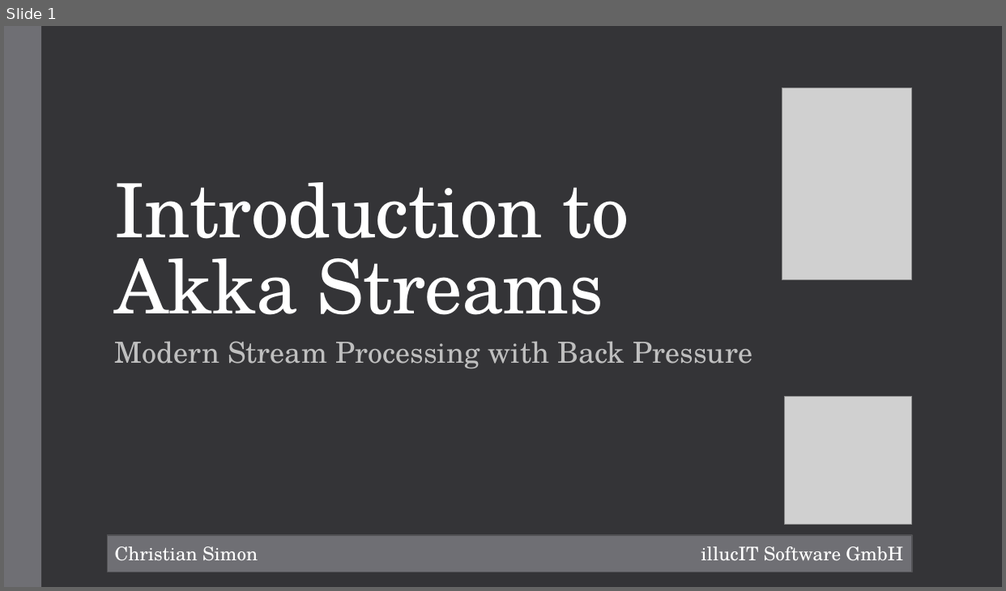
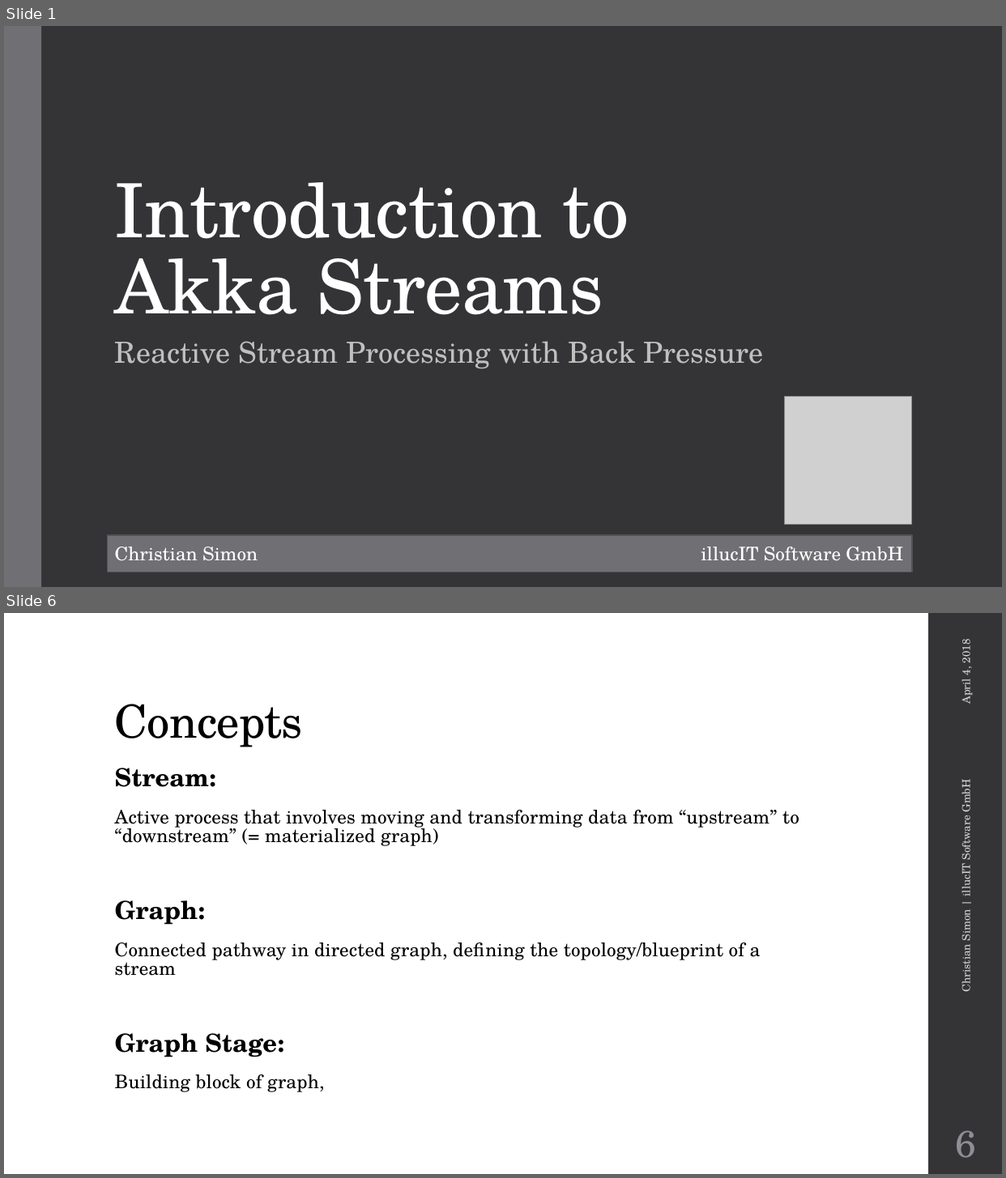
Before and after one commit to metaxmx/IntroductionToAkkaStreams, a slide deck: Introduction to Akka Streams.pptx. Shown one above the other, each under a label of ours: slide 1 before the commit, slides 1 and 6 after it; the slides between them are not shown. The pictures are 1006x591 and 1006x1178 pixels, drawn with LibreOffice and Linux fonts; fonts in the diff are those of the drawing; grey boxes stand for pictures; background and template pictures are left out. Boxes give left, top, right and bottom in pixels: in the first picture for what was removed or moved away, otherwise in the second. Text is boxed around its words. In the diff, an @@ line names an element or a change of style, - is before the commit and + after.

Commit message:
Akka Streams presentation

```diff
--- a/Introduction to Akka Streams.pptx
+++ b/Introduction to Akka Streams.pptx
@@ slide 6 added at (x1=4, y1=613, x2=1002, y2=1174), background #FFFFFF @@
@@ rectangle added at (x1=928, y1=613, x2=1002, y2=1174), fill #353537 @@
@@ text added at (x1=957, y1=641, x2=974, y2=704), 10.5 pt, text #D9D9DB @@
+April 4, 2018
@@ title added at (x1=115, y1=704, x2=303, y2=747), 44 pt, text #000000 @@
+Concepts
@@ text added at (x1=115, y1=768, x2=799, y2=1093), 18 pt, text #000000 @@
+Stream:
+Active process that involves moving and transforming data from “upstream” to “downstream” (= materialized graph)
+Graph:
+Connected pathway in directed graph, defining the topology/blueprint of a stream
+Graph Stage:
+Building block of graph,
@@ text added at (x1=957, y1=782, x2=974, y2=991), 10.5 pt, text #D9D9DB @@
+Christian Simon | illucIT Software GmbH
@@ page number added at (x1=955, y1=1131, x2=976, y2=1158), 36 pt, text #8E8E94 @@
+6
@@ slide 1 changed as well @@
@@ picture removed at (x1=782, y1=88, x2=912, y2=280) @@
@@ subtitle at (x1=115, y1=341, x2=764, y2=369): text changed @@
-Modern Stream Processing with Back Pressure
+Reactive Stream Processing with Back Pressure
```
Also in this commit, not shown: 4 other slides changed, 19 other slides added, 13 other files.
